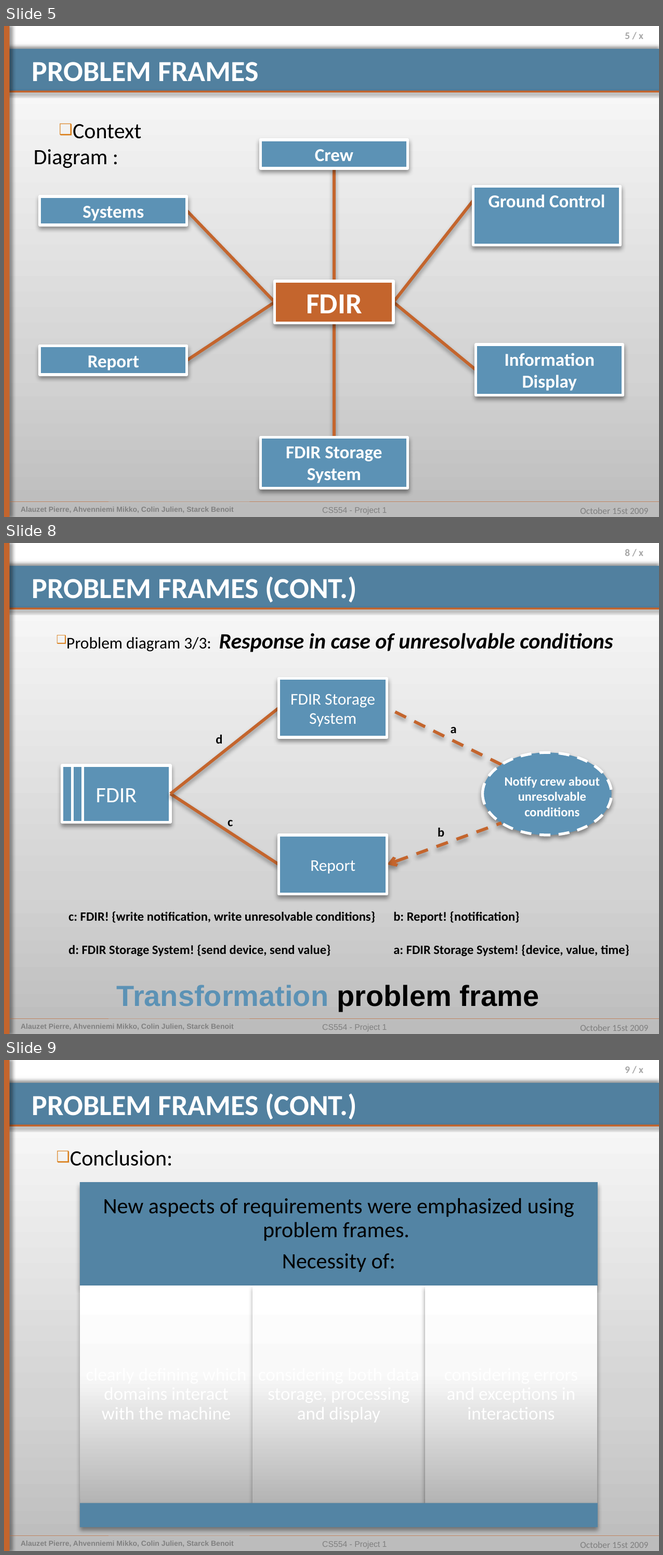
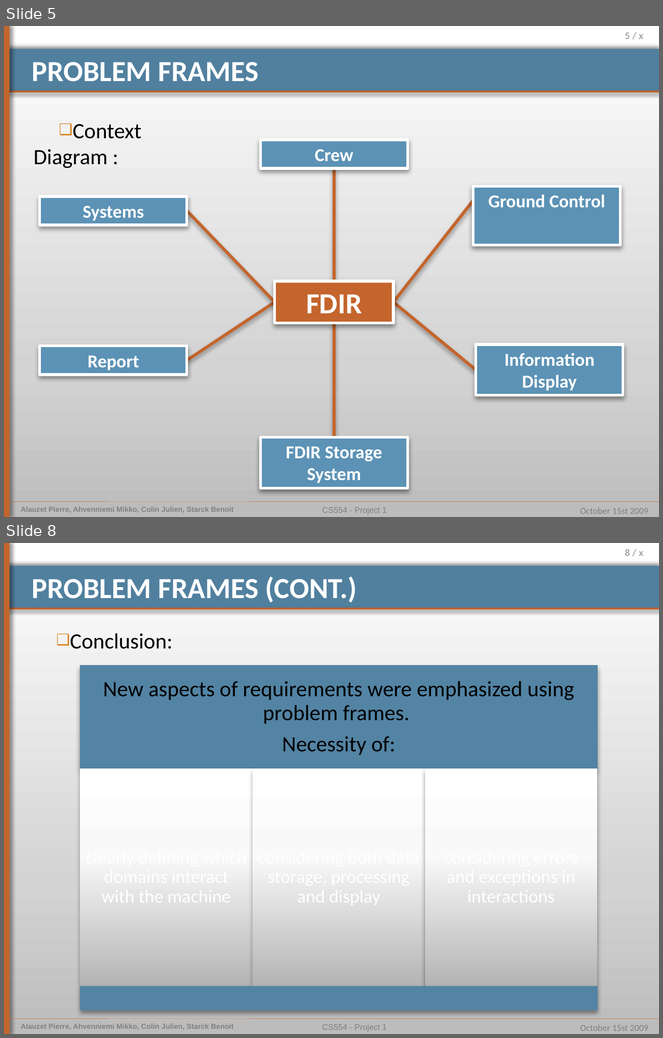
Before and after one commit to pierrealauzet/euroteam, a slide deck: Project 1/Part Final/CS554_EuroTeam_Project1.pptx. Shown one above the other, each under a label of ours: slides 5, 8 and 9 before the commit, slides 5 and 8 after it; the slides between them are not shown. The pictures are 663x1555 and 663x1038 pixels, drawn with LibreOffice and Linux fonts; fonts in the diff are those of the drawing. Boxes give left, top, right and bottom in pixels: in the first picture for what was removed or moved away, otherwise in the second. Text is boxed around its words. In the diff, an @@ line names an element or a change of style, - is before the commit and + after.

```diff
--- a/Project 1/Part Final/CS554_EuroTeam_Project1.pptx
+++ b/Project 1/Part Final/CS554_EuroTeam_Project1.pptx
@@ slide 8 removed at [4, 543, 659, 1034], background gradient #BDBDBD to #D3D3D3 to #FFFFFF; not listed: 9 template elements that a slide beside it also shows @@
@@ title removed at [32, 576, 357, 603] @@
-PROBLEM FRAMES (CONT.)
@@ text removed at [66, 633, 613, 652] @@
-❑ Problem diagram 3/3: Response in case of unresolvable conditions
@@ rectangle removed at [279, 679, 387, 737] @@
-FDIR Storage System
@@ line removed from (170, 794) to (279, 708) @@
@@ line removed from (501, 765) to (387, 708) @@
@@ text removed at [451, 727, 457, 733] @@
-a
@@ text removed at [216, 734, 222, 744] @@
-d
@@ ellipse removed at [483, 753, 612, 835] @@
@@ rectangle removed at [62, 766, 170, 823] @@
-FDIR
@@ line removed from (73, 766) to (73, 822) @@
@@ line removed from (83, 766) to (83, 822) @@
@@ text removed at [505, 777, 600, 817] @@
-Notify crew about unresolvable conditions
@@ line removed from (170, 794) to (279, 865) @@
@@ text removed at [228, 820, 233, 826] @@
-c
@@ arrow removed from (501, 823) to (387, 865) @@
@@ rectangle removed at [279, 835, 387, 894] @@
-Report
@@ text removed at [438, 827, 444, 837] @@
-b
@@ text removed at [68, 912, 376, 923] @@
-c: FDIR! {write notification, write unresolvable conditions}
@@ text removed at [393, 912, 520, 923] @@
-b: Report! {notification}
@@ text removed at [68, 945, 331, 956] @@
-d: FDIR Storage System! {send device, send value}
@@ text removed at [393, 945, 630, 956] @@
-a: FDIR Storage System! {device, value, time}
@@ text removed at [117, 985, 540, 1012] @@
-Transformation problem frame
@@ what was slide 9 is now slide 8 @@
@@ page number at [625, 549, 644, 556]: text changed @@
-9 / x
+8 / x
```
Also in this commit, not shown: 3 slides changed, 1 slide added, 1 other slide removed.
